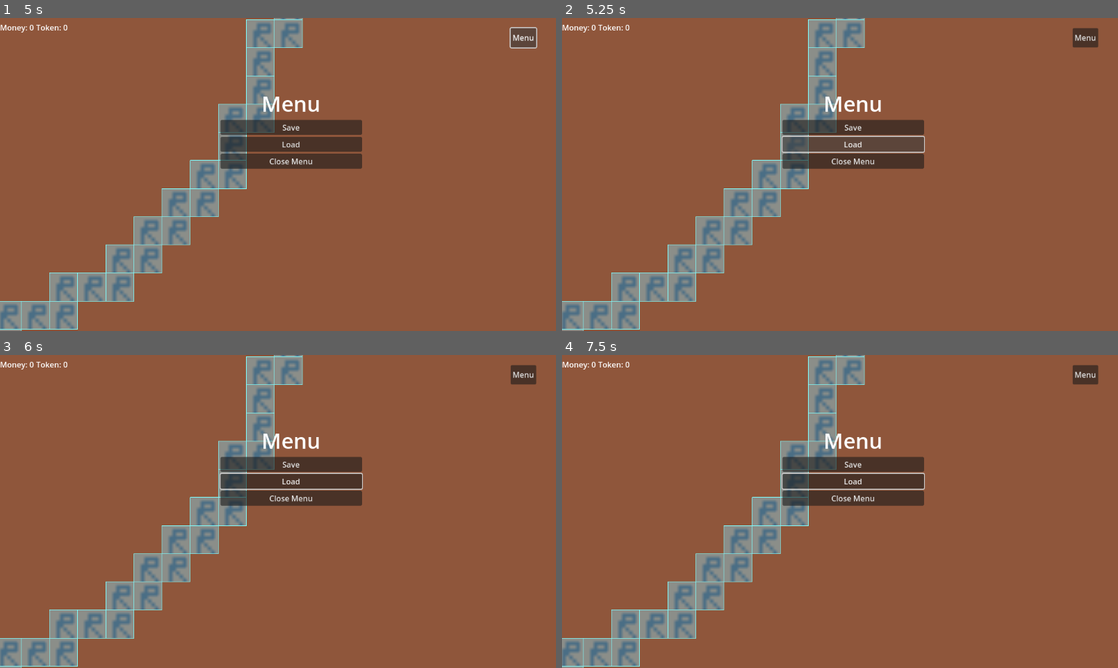
Above: before the commit, frames 1-4 (two rows, left to right).
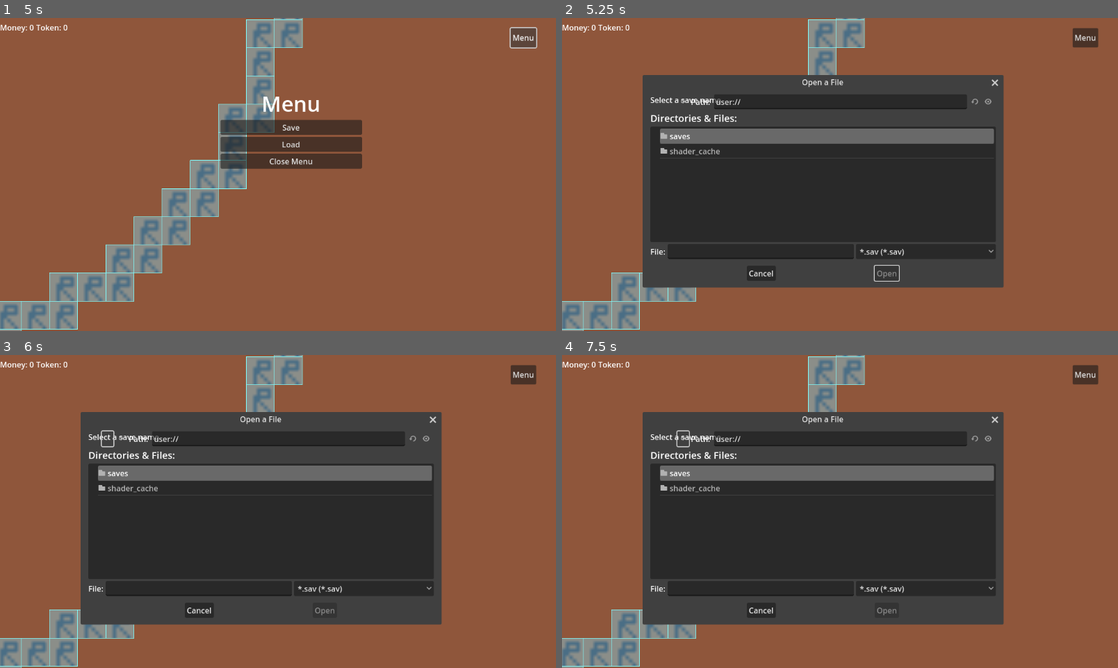
Above: after the commit, the same moments.

Repository: yigitozdemir/GLorryCorp
Game: Godot game, scene res://scenes/main_scenes/game_scene/game_scene.tscn
Two runs of this game, one before a commit and one after it. Both use one fixed random seed, a clock stepped at 60 frames per second and the inputs below.
Inputs (mouse positions are in pixels of both pictures, inside the frame that each line leads up to):
- Up to frame 1 (5 s): tap Enter at 0.5, 3.5 s; move the mouse to (400, 158) at 0.52 s; hold S (camera_move_down) 0.53-1.28 s; move the mouse to (166, 190) at 1.27 s; tap A (camera_move_left) at 1.35 s; tap Space at 2 s; move the mouse to (333, 105) at 2.02 s; hold D (camera_move_right) 2.03-2.78 s; move the mouse to (250, 237) at 2.77 s; tap W (camera_move_up) at 2.85 s; move the mouse to (444, 221) at 3.52 s; tap Mouse wheel up (camera_zoom_in) at 3.6 s; click "Menu" at 4.25 s
- Up to frame 2 (5.25 s): click "Load" at 5 s
- Up to frame 3 (6 s): click (105, 439) at 5.77 s
- Up to frame 4 (7.5 s): click (667, 439) at 6.52 s; click (684, 439) at 7.27 s

Frame 1 is identical in both runs. In frame 2, 44% of the frame differs, in the area x 14-80%, y 18-87%; in frame 3, 44%; in frame 4, 44%.

Commit message:
34 Load lorry statuses

Diff:
--- a/scenes/lorry/models/L_Ultra1.tscn
+++ b/scenes/lorry/models/L_Ultra1.tscn
@@ -9,7 +9,7 @@
 
 [node name="Lorry" type="Node2D"]
 script = ExtResource("1_6ib36")
-modal = "Lorry1"
+modal = "LUltra1"
 brand = "Yercedes"
 model = "1"
 year = 1982
--- a/scenes/main_scenes/game_scene/game_scene.gd
+++ b/scenes/main_scenes/game_scene/game_scene.gd
@@ -14,6 +14,7 @@
 @export var dem_wf_label: Label
 @export var menu_container: VBoxContainer
 @export var save_file_dialog: FileDialog
+@export var open_file_dialog: FileDialog
 
 @export_category("Container References")
 @export var container_lorry: Node2D
@@ -95,6 +96,11 @@
 	DirAccess.make_dir_recursive_absolute("user://saves")
 	save_file_dialog.set_root_subfolder("user://saves")
 	pass
+## create user://saves folder on first run if not exists
+func _on_open_file_dialog_ready():
+	DirAccess.make_dir_recursive_absolute("user://saves")
+	save_file_dialog.set_root_subfolder("user://saves")
+	pass
 ## write save data to file
 func _on_save_file_dialog_file_selected(path):
 	var save_data = SaveDataModel.new()
@@ -110,6 +116,7 @@
 			"Status": l.status,
 			"Speed": l.speed,
 			"Cost": l.cost,
+			"going_to_city_name": l.going_to_city.name,
 			"pos_x": l.position.x,
 			"pos_y": l.position.y,
 			"nav_pos_x": l.get_node("nav_agent").target_position.x,
@@ -123,3 +130,30 @@
 	print(save_data.data)
 	Engine.time_scale = 1
 	pass # Replace with function body.
+
+
+func _on_btn_load_button_up():
+	menu_container.hide()
+	open_file_dialog.show()
+	pass # Replace with function body.
+
+## load a save file from file system
+func _on_open_file_dialog_file_selected(path):
+	var fs = FileAccess.open(path, FileAccess.READ)
+	var file_data: String = fs.get_file_as_string(path)
+	var data:Dictionary = JSON.parse_string(file_data)
+	fs.close()
+	for l in $container_lorry.get_children():
+		l.queue_free()
+	for l in data.lorries:
+		var lorry_scene_path = Catalog.LorryList[l.Modal]
+		var loaded_lorry_scene = load(lorry_scene_path)
+		var lorry_instance = loaded_lorry_scene.instantiate()
+		lorry_instance.position.x = l.pos_x
+		lorry_instance.position.y = l.pos_y
+		lorry_instance.get_node("nav_agent").target_position = Vector2(l.nav_pos_x, l.nav_pos_y)
+		lorry_instance.status = l.Status
+		lorry_instance.going_to_city = $map.get_city_by_name(l.going_to_city_name)
+		$container_lorry.add_child(lorry_instance)
+	Engine.time_scale = 1
+	pass # Replace with function body.
--- a/scenes/main_scenes/game_scene/game_scene.tscn
+++ b/scenes/main_scenes/game_scene/game_scene.tscn
@@ -104,7 +104,7 @@
 demanding_period = 2.5
 since_last_demand = 0.0
 
-[node name="game_scene" type="Node2D" node_paths=PackedStringArray("res_coal_label", "res_iron_label", "res_wf_label", "dem_coal_label", "dem_iron_label", "dem_wf_label", "menu_container", "save_file_dialog", "container_lorry")]
+[node name="game_scene" type="Node2D" node_paths=PackedStringArray("res_coal_label", "res_iron_label", "res_wf_label", "dem_coal_label", "dem_iron_label", "dem_wf_label", "menu_container", "save_file_dialog", "open_file_dialog", "container_lorry")]
 script = ExtResource("1_1vlji")
 res_coal_label = NodePath("ui_canvas/city_menu/city_menu/Resources/res_con/coal/Label")
 res_iron_label = NodePath("ui_canvas/city_menu/city_menu/Resources/res_con/iron/Label")
@@ -114,6 +114,7 @@
 dem_wf_label = NodePath("ui_canvas/city_menu/city_menu/Resources/dem_con/workfoce/Label")
 menu_container = NodePath("ui_canvas/menu_container")
 save_file_dialog = NodePath("ui_canvas/save_file_dialog")
+open_file_dialog = NodePath("ui_canvas/open_file_dialog")
 container_lorry = NodePath("container_lorry")
 
 [node name="player_resources" type="Node" parent="." node_paths=PackedStringArray("money_val_label", "token_val_label")]
@@ -347,11 +348,25 @@
 root_subfolder = "saves"
 filters = PackedStringArray("*.sav")
 
+[node name="open_file_dialog" type="FileDialog" parent="ui_canvas"]
+title = "Open a File"
+position = Vector2i(175, 150)
+size = Vector2i(732, 402)
+ok_button_text = "Open"
+dialog_text = "Select a save name"
+file_mode = 0
+access = 1
+root_subfolder = "saves"
+filters = PackedStringArray("*.sav")
+
 [connection signal="button_up" from="ui_canvas/city_menu/top_container/btn_close" to="." method="_on_btn_close_button_up"]
 [connection signal="button_up" from="ui_canvas/city_menu/city_menu/Resources/buy_menu/buy_lorry/buy_lorry_1" to="." method="_buy_lorry_button_event_handler" binds= ["Lorry1"]]
 [connection signal="button_up" from="ui_canvas/city_menu/city_menu/Resources/buy_menu/second_lorry/buy_saff_ultra1" to="." method="_buy_lorry_button_event_handler" binds= ["Ultra1"]]
 [connection signal="button_up" from="ui_canvas/menu_button_container/btn_menu" to="." method="_on_btn_menu_button_up"]
 [connection signal="button_up" from="ui_canvas/menu_container/btn_save" to="." method="_on_btn_save_button_up"]
+[connection signal="button_up" from="ui_canvas/menu_container/btn_load" to="." method="_on_btn_load_button_up"]
 [connection signal="button_up" from="ui_canvas/menu_container/btn_close" to="." method="_on_btn_close_m_button_up"]
 [connection signal="file_selected" from="ui_canvas/save_file_dialog" to="." method="_on_save_file_dialog_file_selected"]
 [connection signal="ready" from="ui_canvas/save_file_dialog" to="." method="_on_save_file_dialog_ready"]
+[connection signal="file_selected" from="ui_canvas/open_file_dialog" to="." method="_on_open_file_dialog_file_selected"]
+[connection signal="ready" from="ui_canvas/open_file_dialog" to="." method="_on_open_file_dialog_ready"]
--- a/static/Catalog.gd
+++ b/static/Catalog.gd
@@ -3,7 +3,8 @@
 
 var LorryList: Dictionary = {
 	"Lorry1": "res://scenes/lorry/Lorry.tscn",
-	"Ultra1": "res://scenes/lorry/models/L_Ultra1.tscn"
+	"Ultra1": "res://scenes/lorry/models/L_Ultra1.tscn",
+	"LUltra1": "res://scenes/lorry/models/L_Ultra1.tscn"
 }
 var LorrySpecs: Dictionary = {
 	"Lorry1": {
Not shown, changed: TODOList.txt
